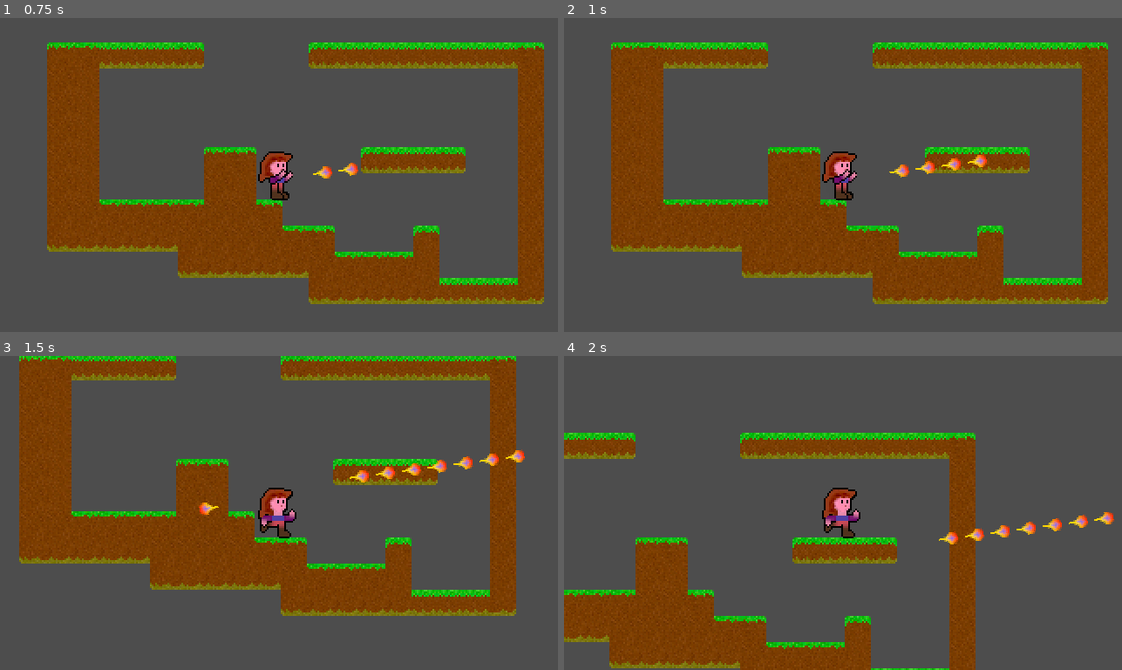
Above: before the commit, frames 1-4 (two rows, left to right).
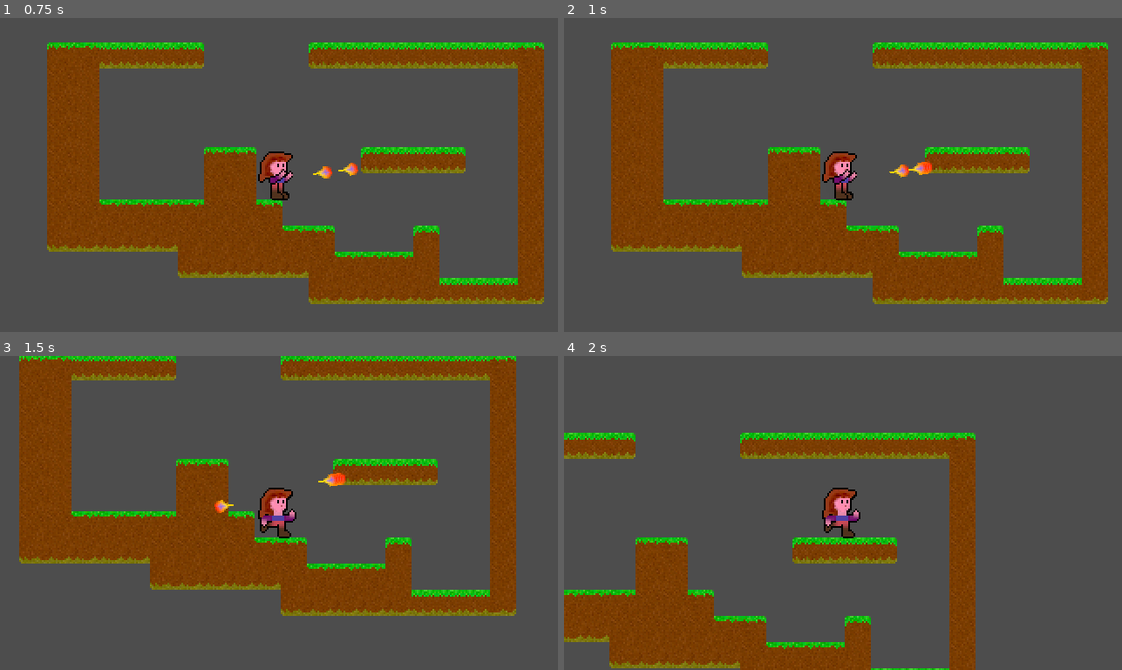
Above: after the commit, the same moments.

Repository: Teaching-myself-Godot/godot-zelia
Game: Godot game, scene res://world.tscn
Two runs of this game, one before a commit and one after it. Both use one fixed random seed, a clock stepped at 60 frames per second and the inputs below.
Inputs (mouse positions are in pixels of both pictures, inside the frame that each line leads up to):
- Up to frame 1 (0.75 s): tap Enter at 0.5 s; move the mouse to (401, 159) at 0.52 s; press the mouse at (401, 159) at 0.53 s; hold D (Run right) from 0.53 s (still down)
- Up to frame 2 (1 s): keep holding D (Run right); tap W (Jump) at 0.77 s
- Up to frame 3 (1.5 s): keep holding D (Run right); move the mouse to (167, 528) at 1.27 s; release the mouse at (167, 528) at 1.28 s; click (167, 528) at 1.35 s
- Up to frame 4 (2 s): keep holding D (Run right); tap W (Jump) at 1.52 s

Frame 1 is identical in both runs. In frame 2, 0.3% of the frame differs, in the area x 61-76%, y 43-50%; in frame 3, 0.9%, in the area x 35-95%, y 29-51%; in frame 4, 0.6%.

Commit message:
adds fireball collisions, dissipate timer and autoload debug.

Diff:
--- a/project.godot
+++ b/project.godot
@@ -14,6 +14,10 @@
 run/main_scene="res://world.tscn"
 config/features=PackedStringArray("4.1", "GL Compatibility")
 config/icon="res://icon.svg"
+
+[autoload]
+
+TextureRenditions="*res://texture_renditions.gd"
 
 [display]
 
--- a/projectiles/fireball/fireball.gd
+++ b/projectiles/fireball/fireball.gd
@@ -2,6 +2,9 @@
 
 # Initialize the fireball with zero speed (x = 0, y = 0)
 @export var velocity = Vector2.ZERO
+
+func _ready():
+	print(TextureRenditions.singleton_test)
 
 func _physics_process(delta):
 	# Update position by velocity-vector
@@ -9,3 +12,12 @@
 
 func _on_visible_on_screen_notifier_2d_screen_exited():
 	queue_free()
+
+func _on_body_entered(body):
+	# start the new timer in stead of calling queue_free here
+	$DissipateTimer.start()
+	# slow it down to 1/10th the speed
+	velocity *= 0.1
+
+func _on_dissipate_timer_timeout():
+	queue_free()
--- a/projectiles/fireball/fireball.tscn
+++ b/projectiles/fireball/fireball.tscn
@@ -19,6 +19,8 @@
 
 [node name="Fireball" type="Area2D"]
 position = Vector2(-2, 0)
+collision_layer = 2
+collision_mask = 2
 script = ExtResource("1_gp71n")
 
 [node name="AnimatedSprite2D" type="AnimatedSprite2D" parent="."]
@@ -32,4 +34,10 @@
 position = Vector2(1, -1)
 metadata/_edit_group_ = true
 
+[node name="DissipateTimer" type="Timer" parent="."]
+wait_time = 0.5
+one_shot = true
+
+[connection signal="body_entered" from="." to="." method="_on_body_entered"]
 [connection signal="screen_exited" from="VisibleOnScreenNotifier2D" to="." method="_on_visible_on_screen_notifier_2d_screen_exited"]
+[connection signal="timeout" from="DissipateTimer" to="." method="_on_dissipate_timer_timeout"]
--- /dev/null
+++ b/texture_renditions.gd
@@ -0,0 +1,7 @@
+extends Node
+
+var singleton_test : String
+
+func _ready():
+	singleton_test = "singleton_test"
+	print("asserting this print is called only once")
--- a/world.tscn
+++ b/world.tscn
@@ -141,7 +141,8 @@
 
 [sub_resource type="TileSet" id="TileSet_01qsw"]
 tile_size = Vector2i(15, 15)
-physics_layer_0/collision_layer = 1
+physics_layer_0/collision_layer = 3
+physics_layer_0/collision_mask = 3
 terrain_set_0/mode = 2
 terrain_set_0/terrain_0/name = "Grass and Dirt"
 terrain_set_0/terrain_0/color = Color(0.666667, 0.945098, 0.639216, 1)
